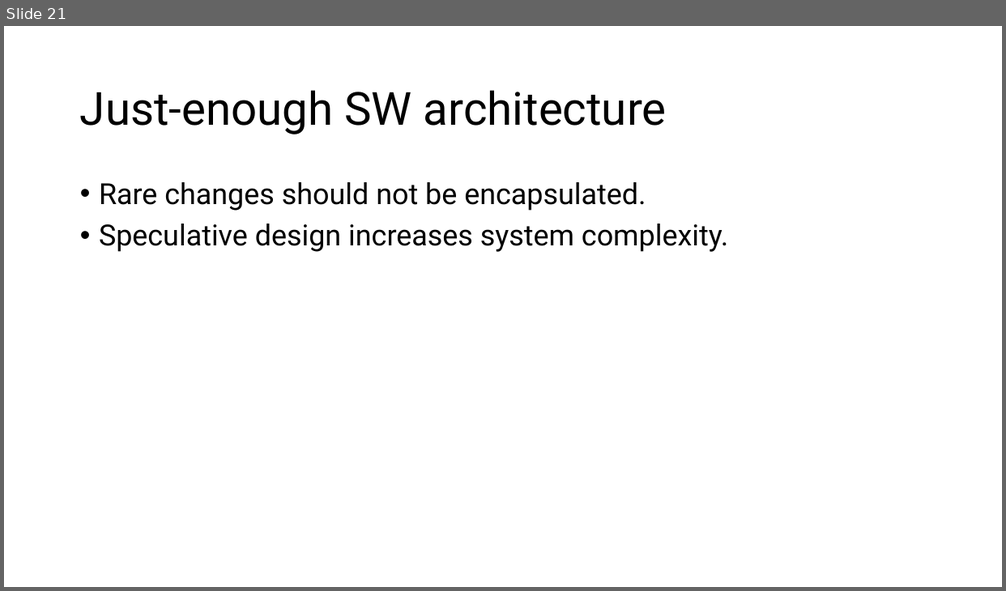
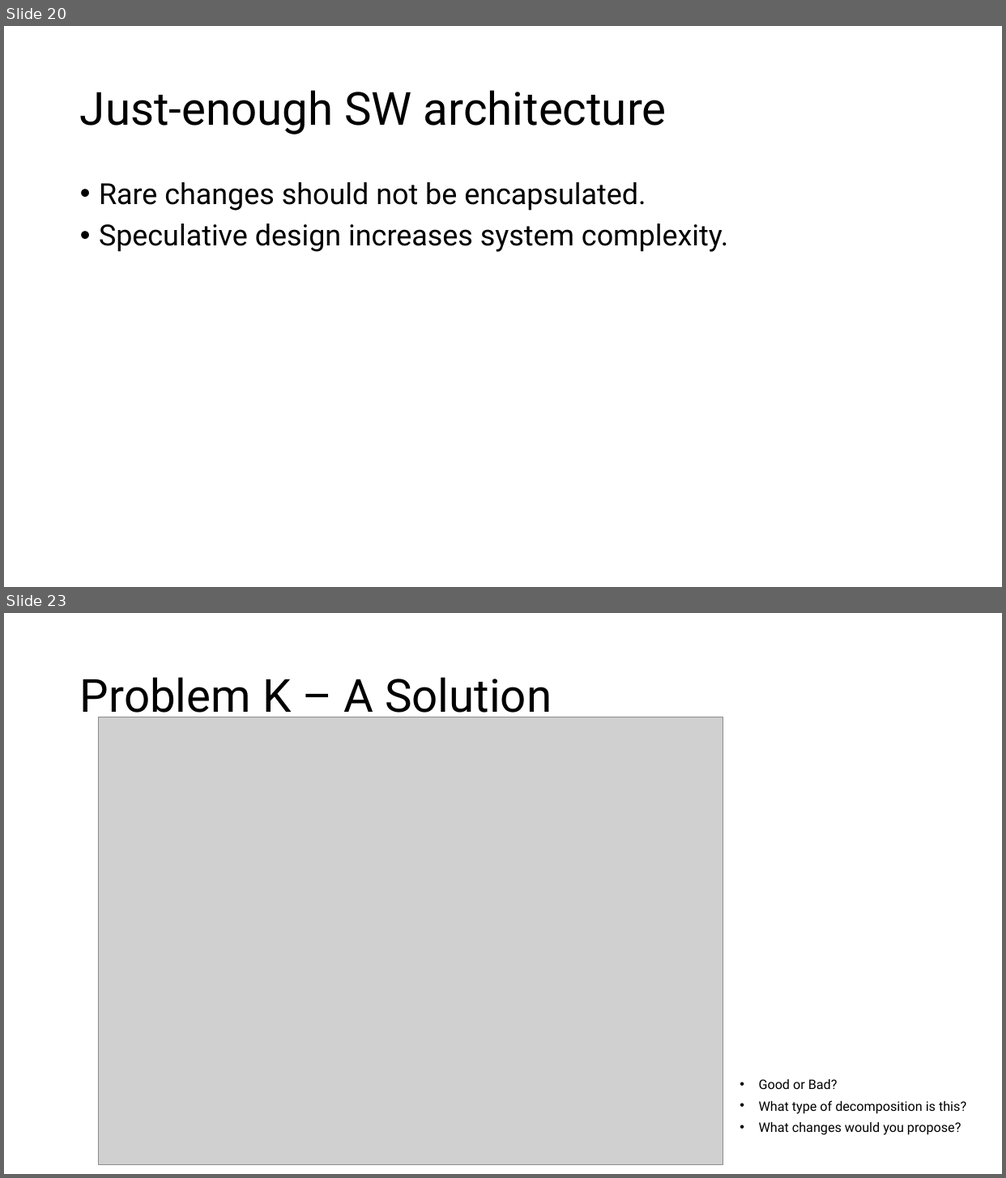
Before and after one commit to aregm/system-design-course, a slide deck: docs/Lecture 3.pptx. Shown one above the other, each under a label of ours: slide 21 before the commit, slides 20 and 23 after it; the slides between them are not shown. The pictures are 1006x591 and 1006x1178 pixels, drawn with LibreOffice and Linux fonts; fonts in the diff are those of the drawing; grey boxes stand for pictures. Boxes give left, top, right and bottom in pixels: in the first picture for what was removed or moved away, otherwise in the second. Text is boxed around its words. In the diff, an @@ line names an element or a change of style, - is before the commit and + after.

```diff
--- a/docs/Lecture 3.pptx
+++ b/docs/Lecture 3.pptx
@@ slide 23 added at box(4, 613, 1002, 1174), background #FFFFFF @@
@@ title added at box(80, 677, 552, 722), 44 pt, text #000000 @@
+Problem K – A Solution
@@ picture added at box(98, 717, 722, 1165) @@
@@ text added at box(759, 1080, 966, 1135), 12.6 pt, text #000000 @@
+• Good or Bad?
+• What type of decomposition is this?
+• What changes would you propose?
@@ what was slide 21 is now slide 20 @@
```
Also in this commit, not shown: 3 other slides added, 1 slide removed.
